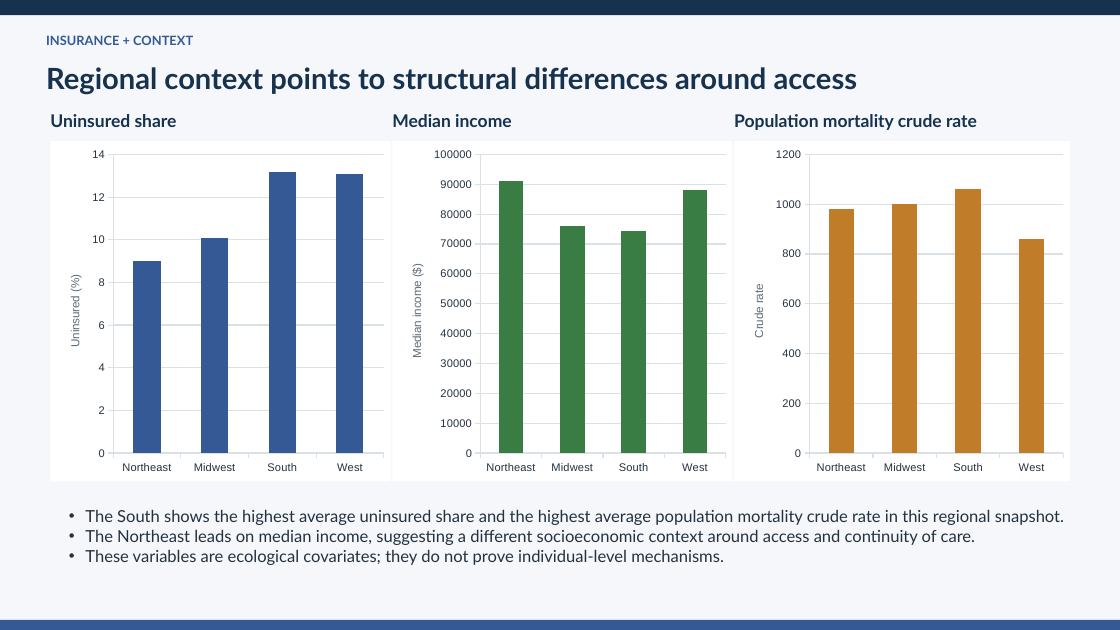
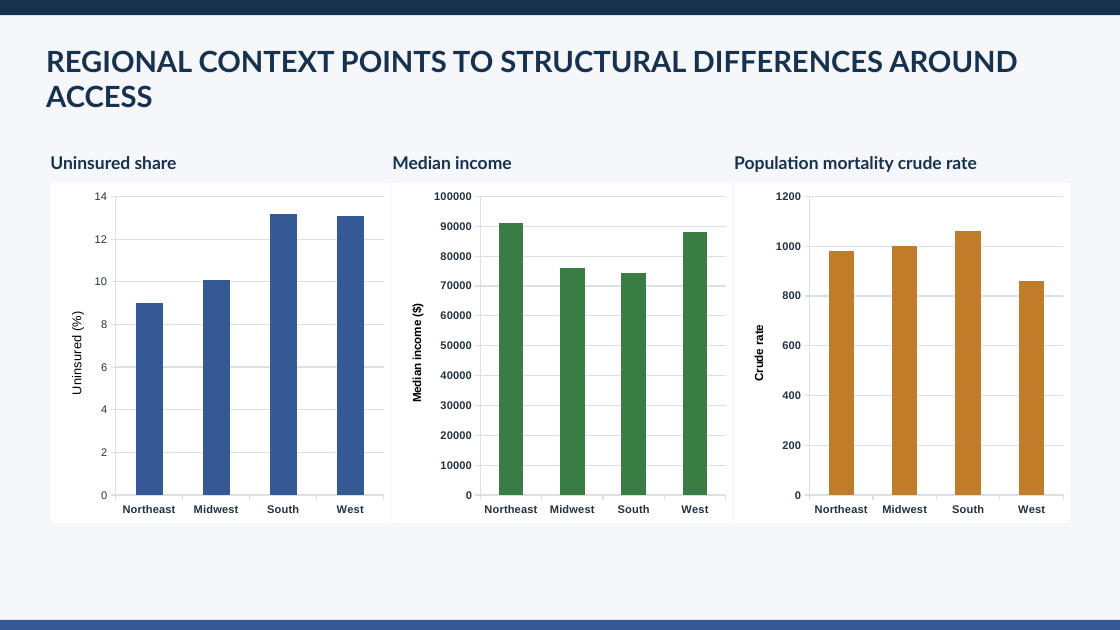
Before and after one commit to ansonrk/Capstone-DA16, a slide deck: slide 15 of DASHBOARD/transplant_equity_capstone_MVP.pptx (slide 14 before the commit). Drawn at 1120x630 pixels with LibreOffice and Linux fonts; fonts in the diff are those of the drawing. Boxes give left, top, right and bottom in pixels: in the first picture for what was removed or moved away, otherwise in the second. Text is boxed around its words. In the diff, an @@ line names an element or a change of style, - is before the commit and + after.

```diff
--- a/DASHBOARD/transplant_equity_capstone_MVP.pptx
+++ b/DASHBOARD/transplant_equity_capstone_MVP.pptx
@@ text at (46, 50, 1017, 108): text changed @@
-Regional context points to structural differences around access
+REGIONAL CONTEXT POINTS TO STRUCTURAL DIFFERENCES AROUND ACCESS
@@ text removed at (46, 35, 193, 45) @@
-INSURANCE + CONTEXT
@@ 3 column charts, 3 texts: place and size @@
-3 column charts, 3 texts at (50, 114, 1070, 481)
+3 column charts, 3 texts at (50, 156, 1070, 523)
@@ column chart at (50, 183, 391, 523) @@
@@ category axis changed @@
@@ column chart at (392, 183, 733, 523) @@
@@ category axis changed @@
@@ value axis changed @@
@@ column chart at (734, 183, 1070, 523) @@
@@ category axis changed @@
@@ value axis changed @@
@@ text removed at (85, 509, 1064, 565) @@
-• The South shows the highest average uninsured share and the highest average population mortality crude rate in this regional snapshot.
-• The Northeast leads on median income, suggesting a different socioeconomic context around access and continuity of care.
-• These variables are ecological covariates; they do not prove individual-level mechanisms.
```
Also in this commit, not shown: 14 other slides changed, 6 slides added, 3 slides removed, 1 other file.
